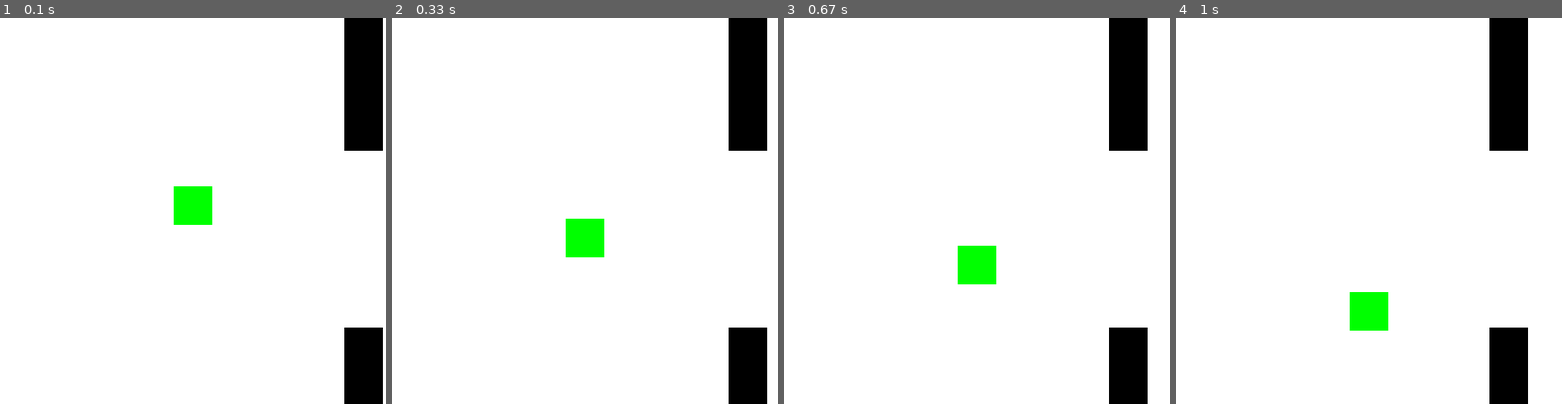
Above: before the commit, frames 1-4 (left to right).
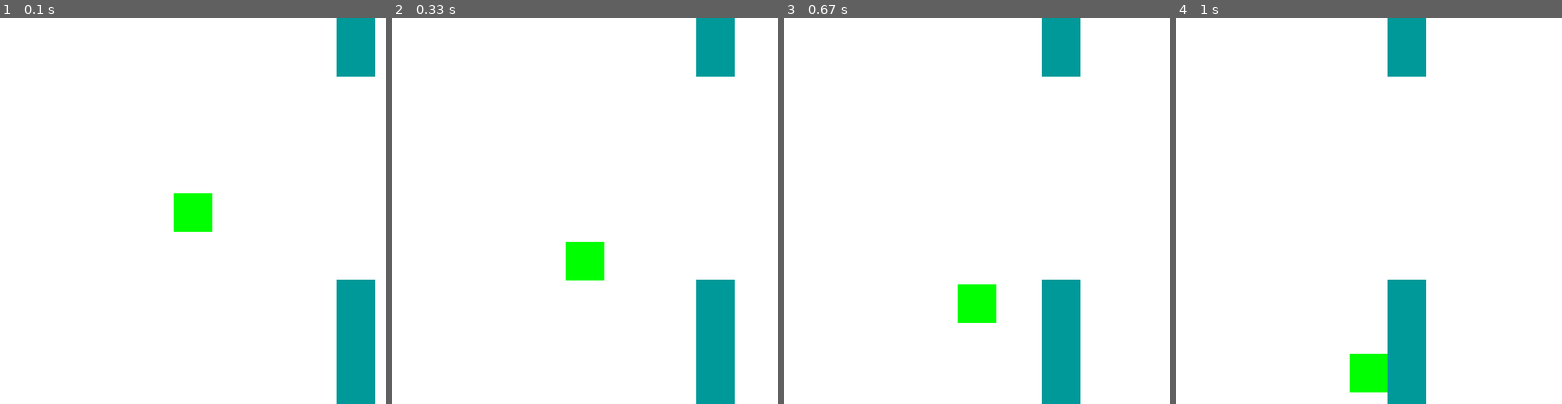
Above: after the commit, the same moments.

Repository: Cmcfall04/Pygame_Flappybird
Game: pygame game, started from MyGame.py
Same seed, same stepped clock (60 frames per second), same inputs: the game is played once before the commit and once after it.
Inputs:
- Up to frame 1 (0.1 s): no input
- Up to frame 2 (0.33 s): no input
- Up to frame 3 (0.67 s): tap Space at 0.33 s
- Up to frame 4 (1 s): no input

The runs differ from the first frame. In frame 1, 7.7% of the frame differs, in the area x 45-100%, y 0-100%; in frame 2, 11%; in frame 3, 12%, in the area x 45-95%, y 0-100%; in frame 4, 12%.
Error after the commit: TypeError: 'int' object is not callable (MyGame.py line 186); the game stopped at 1 s (later frames are placeholders)

Commit message:
Add files via upload

Diff:
--- a/MyGame.py
+++ b/MyGame.py
@@ -4,7 +4,7 @@
 pygame.init()
 
 class Rectangle():
-    def __init__(self, distance_between, height_1):
+    def __init__(self, distance_between, height_1, speed):
         self._dist_between = distance_between
         self._height_1 = height_1
         self._height_2 = c_height-(self._height_1 + self._dist_between)
@@ -12,7 +12,7 @@
         self._curr_x_pos_bot = 450
         self._y_pos_top = 0
         self._rect_width = 50
-        self._speed = 0.5
+        self._speed = speed
         self._top_y_pos = [num for num in range(self._height_1 + 1)]
         self._bot_y_pos = [num for num in range((self._height_1 + self._dist_between),c_height+1)]
         self._curr_x_range = [num for num in range((self._curr_x_pos_top - int((self._rect_width/2))), (self._curr_x_pos_top + int((self._rect_width/2) + 1)))]
@@ -33,6 +33,9 @@
         self._curr_x_pos_bot -= self._speed
         self._curr_x_range = [num for num in range(int((self._curr_x_pos_top - int((self._rect_width/2)))), int((self._curr_x_pos_top + int((self._rect_width/2) + 1))))]
 
+    def curr_pos(self):
+        pass
+
 
 
 
@@ -41,6 +44,7 @@
     # Changes the y position
     global posy
 
+
     posy += fall_speed
     if posy > c_height - rect_height:
         pygame.QUIT()
@@ -56,18 +60,20 @@
 
 def jump():
      global posy
+     x = 7
      if pygame.key.get_pressed()[pygame.K_SPACE]:
                 if posy < 0:
                     posy += 0
                 else:
-                    posy -= 5
+                    posy -= x
+
 
 ##################################################################
 
-def check_collision():
+def check_collision(top_y_pos , bot_y_pos, curr_x_range):
     global posy
     global posx
-    if ((posy + 8 in t1._top_y_pos) or (posy + 45 in t1._bot_y_pos)) and ((posx + 25  in t1._curr_x_range) or (posx - 25  in t1._curr_x_range)) :
+    if ((posy + 8 in top_y_pos) or (posy + 45 in bot_y_pos)) and ((posx + 20  in curr_x_range) or (posx - 20  in curr_x_range)) :
         return True
     else:
         return False
@@ -76,15 +82,38 @@
 
 ##################################################################
 
-def obsicle():
-     global obs_x_top
-     global obs_x_bot
-     distance_between = random.randint(200,250)
-     height_of_obs = random.randint(100,200)
-     height_1 = height_of_obs
-     inbetween = distance_between
-     pygame.draw.rect(canvas, obs_color,(obs_x_top ,0 ,rect_width, height_1))
-     pygame.draw.rect(canvas, obs_color,(obs_x_bot ,(height_1 + inbetween),rect_width, 500))
+def score_check(curr_pos):
+    global score
+    global obs_speed
+    key = [0,1]
+    diff = curr_pos - posx
+    if 0 <= diff <= 2 :
+        score += 1
+        print(score)
+        prev_score = score
+
+####################################################################
+
+def next_level():
+    global score
+    global max_distance_between_obsticle
+    global min_distance_between_obsticle
+    global obs_speed
+    if (score % 10 == 0) and (score > 1):
+        if max_distance_between_obsticle > 150:
+            max_distance_between_obsticle -= 25
+            min_distance_between_obsticle -= 20
+            print(max_distance_between_obsticle)
+            print(min_distance_between_obsticle)
+            print("level up")
+        else:
+            pass
+    if (score % 5 == 0) and (score > 1):
+        if obs_speed < 4:
+            obs_speed += 0.5
+            print("speed up")
+        else:
+            pass
 
 
 
@@ -92,18 +121,24 @@
 ######################################## Variables
 
 color = (255,255,255)
-rect_color = (0,255,0)
-obs_color = (0,0,0)
+rect_color  = (0,255,0)
+obs_color = (0,153,153)
 c_width = 500
 c_height = 500
 obs_x_top = 450
 obs_x_bot = 450
 rect_height = 50
 rect_width = 50
+max_distance_between_obsticle = 300
+min_distance_between_obsticle = 220
 posx = ((c_width/2) - (rect_width/2))
 posy = ((c_height/2) - (rect_height))
-fall_speed = 2
-t1 = None
+fall_speed = 3
+score = 0
+temp_score = None
+obs_speed = 2
+obs_1 = None
+obs_2 = False
 
 #########################################
 
@@ -130,30 +165,59 @@
 
 ################################################## Makes player constntly fall
 
-    falling()
-
-###################################################
+    falling(fall_speed)
+
+################################################### Pushes player up when space bar is pressed
 
     jump()
 
 ####################################################
 
+
+####################################################
+
     #obsicle()
-    if t1 == None:
-        t1 = Rectangle(random.randint(200,250),random.randint(50,300))
-        t1.display()
+    if obs_1 == None:
+        obs_1 = Rectangle(random.randint(min_distance_between_obsticle,max_distance_between_obsticle),random.randint(0,249), obs_speed)
+        obs_1.display()
     else:
-        t1.display()
-        t1.move()
-
-####################################################
-
-    collision = check_collision()
-    print(collision)
-    if collision:
-        pygame.QUIT()
+        collision = check_collision(obs_1._top_y_pos,obs_1._bot_y_pos, obs_1._curr_x_range)
+        if collision:
+            pygame.QUIT()
+        else:
+            pass
+        obs_1.display()
+        curr_score = score
+        score_check(obs_1.curr_top_pos)
+        obs_1.move()
+        #print(obs_1.curr_top_pos)
+        #print(f"curr pos: {posx}")
+
+#################################################### Creates second obs
+
+    if((obs_1.curr_top_pos) < (c_width / 2)) and (obs_2 == False):
+        obs_2 = Rectangle(random.randint(100,250),random.randint(50,250), obs_speed)
+        obs_2.display()
+    if obs_2 != False:
+        obs_2.display()
+        obs_2.move()
+        score_check(obs_2.curr_top_pos)
+        collision2 = check_collision(obs_2._top_y_pos,obs_2._bot_y_pos, obs_2._curr_x_range)
+        if collision2:
+            pygame.QUIT()
+        if obs_2.curr_top_pos < obs_2._rect_width:
+            obs_2 = False
+
+
+    if obs_1.curr_top_pos < obs_1._rect_width:
+        obs_1 = None
+#############################################################################################
+
+    if temp_score != score:
+        next_level()
     else:
         pass
+    temp_score = score
 
 
 
